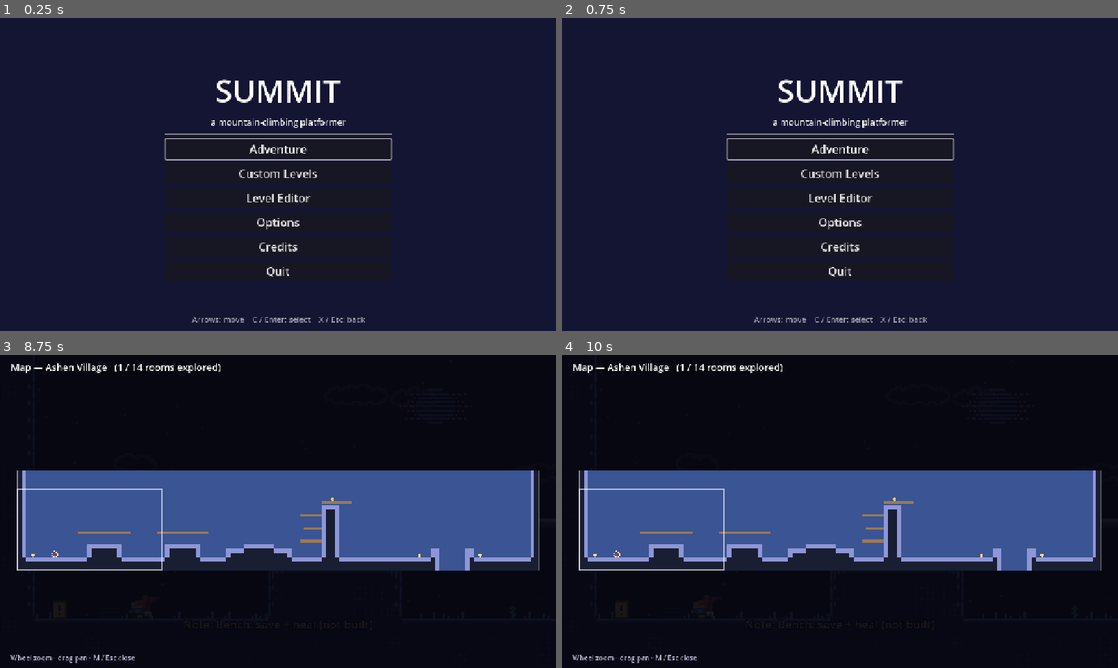
Above: before the commit, frames 1-4 (two rows, left to right).
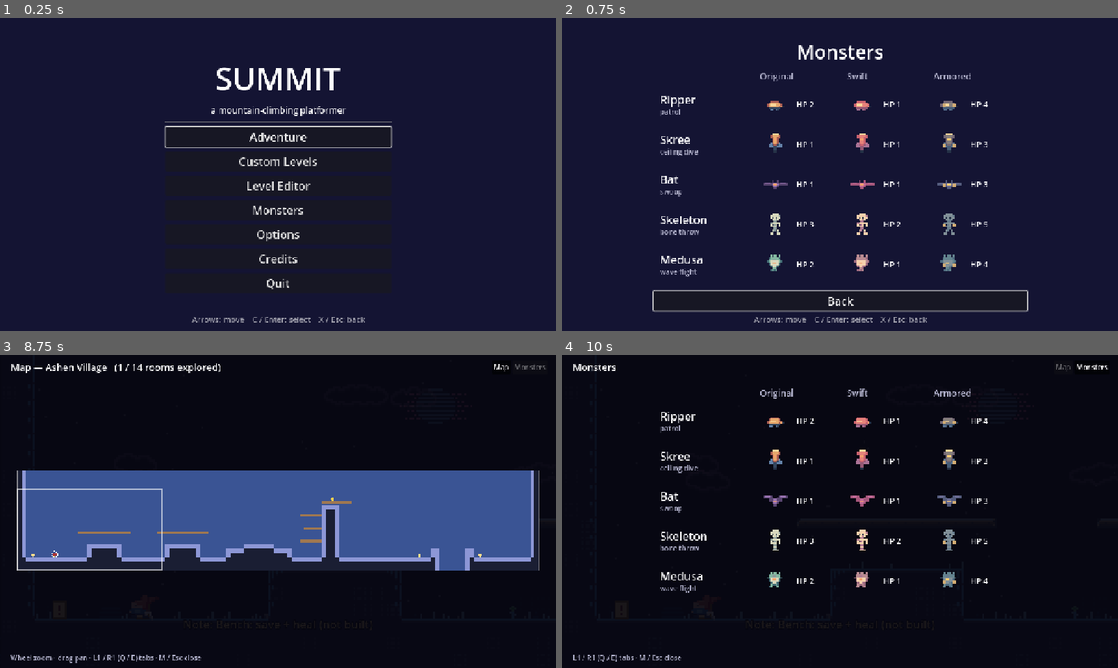
Above: after the commit, the same moments.

Repository: Viridjan/summit
Game: Godot game, scene res://main.tscn
The game is run twice, just before and just after one commit, with the same random seed, the same clock (stepped at 60 frames per second) and the same inputs.
Inputs (mouse positions are in pixels of both pictures, inside the frame that each line leads up to):
- Up to frame 1 (0.25 s): no input
- Up to frame 2 (0.75 s): click (840, 208) at 0.5 s, where only the run after the commit has a clickable "Monsters"
- Up to frame 3 (8.75 s): click (278, 636) at 1.25 s, where only the run after the commit has a clickable "Back"; click "Adventure" at 2 s; click "Back" at 2.75 s; click "Adventure" at 3.5 s; click "New Game" at 4.25 s; tap Enter (ui_accept) at 5 s; move the mouse to (400, 495) at 5.02 s; hold Right (right) 5.03-5.75 s; hold Z (grab) 5.03-5.75 s; click (400, 495) at 5.17 s; tap C (jump) at 5.27, 8.27 s; tap Q at 5.3 s; drag from (166, 527) to (250, 574) at 5.77 s; move the mouse to (333, 442) at 6.52 s; hold Right (right) 6.53-7.25 s; hold Z (grab) 6.53-7.25 s; tap E at 6.6, 8.3 s; click (333, 442) at 6.67 s; drag from (250, 574) to (111, 464) at 7.27 s; move the mouse to (444, 558) at 8.02 s; hold Left (left) from 8.03 s (still down); tap X (dash) at 8.1 s; click (444, 558) at 8.17 s; tap M (map) at 8.65 s
- Up to frame 4 (10 s): release Left (left) at 8.75 s; click (1062, 367) at 8.75 s, where only the run after the commit has a clickable "Map"; click (1090, 367) at 9.5 s, where only the run after the commit has a clickable "Monsters"

The runs differ from the first frame. In frame 1, 3.9% of the frame differs, in the area x 29-71%, y 15-87%; in frame 2, 5.8%; in frame 3, 0.3%; in frame 4, 32%, in the area x 1-99%, y 2-99%.

Commit message:
Add Monsters page to the main menu and as a map-screen tab
The map screen opens on Map; L1/R1 (Q/E) switch to Monsters, which lists
every enemy kind and variant from the entity registry with sprite and HP.

Co-Authored-By: Claude Opus 5.5 <noreply@anthropic.com>

Diff:
--- /dev/null
+++ b/scripts/bestiary.gd
@@ -0,0 +1,49 @@
+extends Control
+# Monsters page: every enemy in the entity registry, one row per kind, one column per variant.
+# Shown from the main menu (Monsters) and as the second tab of the map screen.
+
+const E := preload("res://scripts/entities.gd")
+const EnemyArt := preload("res://scripts/enemy_art.gd")
+const VARIANTS := ["", "_swift", "_armored"]
+const VARIANT_NAMES := ["Original", "Swift", "Armored"]
+const NAME_W := 230.0
+const COL_W := 200.0
+const ROW_H := 92.0
+const SCALE := 4.0
+
+var rows: Array[String] = []  # base type ids ("enemy_ripper"), registry order
+var hp := {}  # type id -> hit points
+var clock := 0.0
+
+func _ready() -> void:
+	mouse_filter = Control.MOUSE_FILTER_IGNORE
+	for t in E.TYPES:
+		var e = E.make(null, {"t": t, "x": 0, "y": 0})
+		if e is E.CombatEnemy:
+			hp[t] = e.hp
+			if not (t.ends_with("_swift") or t.ends_with("_armored")):
+				rows.append(t)
+
+func _process(dt: float) -> void:
+	clock += dt
+	queue_redraw()
+
+func _draw() -> void:
+	var font := get_theme_default_font()
+	var x0 := maxf(0.0, (size.x - NAME_W - COL_W * VARIANTS.size()) / 2.0)
+	for v in VARIANTS.size():
+		draw_string(font, Vector2(x0 + NAME_W + v * COL_W, 24), VARIANT_NAMES[v], HORIZONTAL_ALIGNMENT_LEFT, -1, 20, Color(0.7, 0.7, 0.8))
+	for r in rows.size():
+		var y := 40.0 + r * ROW_H
+		var label: String = E.TYPES[rows[r]][0]
+		draw_string(font, Vector2(x0, y + 40), label.get_slice(" · ", 0), HORIZONTAL_ALIGNMENT_LEFT, -1, 26, Color.WHITE)
+		draw_string(font, Vector2(x0, y + 64), label.get_slice(" · ", 1), HORIZONTAL_ALIGNMENT_LEFT, -1, 16, Color(0.7, 0.7, 0.8))
+		for v in VARIANTS.size():
+			var t: String = rows[r] + VARIANTS[v]
+			if not hp.has(t):
+				continue
+			var at := Vector2(x0 + NAME_W + v * COL_W + 36, y + 40)
+			draw_set_transform(at, 0, Vector2(SCALE, SCALE))
+			EnemyArt.draw(self, t, Vector2.ZERO, 1, clock + r * 0.3)
+			draw_set_transform(Vector2.ZERO)
+			draw_string(font, at + Vector2(48, 8), "HP %d" % hp[t], HORIZONTAL_ALIGNMENT_LEFT, -1, 18, Color.WHITE)
--- a/scripts/map_view.gd
+++ b/scripts/map_view.gd
@@ -1,11 +1,13 @@
 extends Control
 # Full-screen map (M). The world pauses while it is open. Owned by world.gd.
 # One level: that level. Adventure: every visited room on the world grid (unvisited rooms stay hidden).
-# Wheel zooms, drag pans, M / Esc closes.
+# Wheel zooms, drag pans, M / Esc closes. Tabs: Map (always first) and Monsters; L1 / R1 or Q / E switch.
 
 const E := preload("res://scripts/entities.gd")
 const Adventure := preload("res://scripts/adventure.gd")
 const T := 8
+const Bestiary := preload("res://scripts/bestiary.gd")
+const TABS := ["Map", "Monsters"]
 
 var world
 var layers: Array = []  # [world-pixel Rect2, ImageTexture, is current room]
@@ -13,6 +15,9 @@
 var zoom := 1.0  # extra zoom on top of fit-to-screen
 var pan := Vector2.ZERO
 var dragging := false
+var tab := 0
+var tab_buttons: Array[Button] = []
+var bestiary: Control
 
 func _init(w) -> void:
 	world = w
@@ -62,6 +67,46 @@
 	area = layers[0][0]
 	for l in layers:
 		area = area.merge(l[0])
+	bestiary = Bestiary.new()
+	bestiary.set_anchors_and_offsets_preset(Control.PRESET_FULL_RECT)
+	bestiary.offset_top = 70
+	bestiary.offset_bottom = -40
+	add_child(bestiary)
+	var bar := HBoxContainer.new()
+	bar.set_anchors_and_offsets_preset(Control.PRESET_TOP_RIGHT)
+	bar.position = Vector2(-300, 12)
+	bar.custom_minimum_size = Vector2(280, 0)
+	bar.alignment = BoxContainer.ALIGNMENT_END
+	add_child(bar)
+	var group := ButtonGroup.new()
+	for i in TABS.size():
+		var b := Button.new()  # tappable on touchscreens
+		b.text = TABS[i]
+		b.toggle_mode = true
+		b.button_group = group
+		b.focus_mode = Control.FOCUS_NONE
+		b.pressed.connect(_set_tab.bind(i))
+		bar.add_child(b)
+		tab_buttons.append(b)
+	_set_tab(0)
+
+func _set_tab(i: int) -> void:
+	tab = i
+	for j in tab_buttons.size():
+		tab_buttons[j].button_pressed = j == i
+		tab_buttons[j].modulate = Color(1, 1, 1, 1.0 if j == i else 0.45)
+	bestiary.visible = i == 1
+	queue_redraw()
+
+func _input(event: InputEvent) -> void:
+	var step := 0
+	if event is InputEventJoypadButton and event.pressed:
+		step = -1 if event.button_index == JOY_BUTTON_LEFT_SHOULDER else (1 if event.button_index == JOY_BUTTON_RIGHT_SHOULDER else 0)
+	elif event is InputEventKey and event.pressed and not event.echo:
+		step = -1 if event.keycode == KEY_Q else (1 if event.keycode == KEY_E else 0)
+	if step != 0:
+		_set_tab(posmod(tab + step, TABS.size()))
+		get_viewport().set_input_as_handled()
 
 # world pixels -> screen
 func _xform() -> Transform2D:
@@ -72,6 +117,12 @@
 
 func _draw() -> void:
 	draw_rect(Rect2(Vector2.ZERO, size), Color(0.02, 0.02, 0.06, 0.92))
+	var font := get_theme_default_font()
+	var hint := "L1 / R1 (Q / E) tabs · %s / Esc close" % Game.key_name("map")
+	if tab == 1:
+		draw_string(font, Vector2(24, 36), "Monsters", HORIZONTAL_ALIGNMENT_LEFT, -1, 22, Color.WHITE)
+		draw_string(font, Vector2(24, size.y - 18), hint, HORIZONTAL_ALIGNMENT_LEFT, -1, 16, Color(0.7, 0.7, 0.8))
+		return
 	var xf := _xform()
 	var s := xf.get_scale().x
 	for l in layers:
@@ -99,16 +150,17 @@
 		var pp: Vector2 = xf * (o + world.player.center())
 		draw_circle(pp, maxf(3.0, s * 4), world.player.hair_color())
 		draw_arc(pp, maxf(3.0, s * 4) + 2, 0, TAU, 16, Color.WHITE, 1.5)
-	var font := get_theme_default_font()
 	var title := "Map — %s" % world.data.get("name", "")
 	if world.adventure():
 		title += "   (%d / %d rooms explored)" % [Game.adv.visited.size(), Game.adv_world.rooms.size()]
 	else:
 		title += "  (%dx%d)" % [world.gw, world.gh]
 	draw_string(font, Vector2(24, 36), title, HORIZONTAL_ALIGNMENT_LEFT, -1, 22, Color.WHITE)
-	draw_string(font, Vector2(24, size.y - 18), "Wheel zoom · drag pan · %s / Esc close" % Game.key_name("map"), HORIZONTAL_ALIGNMENT_LEFT, -1, 16, Color(0.7, 0.7, 0.8))
+	draw_string(font, Vector2(24, size.y - 18), "Wheel zoom · drag pan · " + hint, HORIZONTAL_ALIGNMENT_LEFT, -1, 16, Color(0.7, 0.7, 0.8))
 
 func _gui_input(event: InputEvent) -> void:
+	if tab != 0:
+		return
 	if event is InputEventMouseButton and event.pressed and event.button_index in [MOUSE_BUTTON_WHEEL_UP, MOUSE_BUTTON_WHEEL_DOWN]:
 		var before: Vector2 = _xform().affine_inverse() * event.position
 		zoom = clampf(zoom * (1.25 if event.button_index == MOUSE_BUTTON_WHEEL_UP else 0.8), 0.5, 20.0)
--- a/scripts/menu.gd
+++ b/scripts/menu.gd
@@ -2,6 +2,7 @@
 # Title screen, level select, options, credits.
 
 const OptionsPanel := preload("res://scripts/options.gd")
+const Bestiary := preload("res://scripts/bestiary.gd")
 
 var body: VBoxContainer
 var hint: Label
@@ -38,6 +39,7 @@
 	body.add_child(play)
 	body.add_child(Game.button("Custom Levels", _level_select))
 	body.add_child(Game.button("Level Editor", _editor_new))
+	body.add_child(Game.button("Monsters", _monsters))
 	body.add_child(Game.button("Options", _options))
 	body.add_child(Game.button("Credits", _credits))
 	body.add_child(Game.button("Quit", func(): get_tree().quit()))
@@ -136,6 +138,16 @@
 	add_child(o)
 	o.closed.connect(_main)
 
+func _monsters() -> void:
+	_clear()
+	body.add_child(Game.label("Monsters", 44))
+	var b := Bestiary.new()
+	b.custom_minimum_size = Vector2(860, 500)
+	body.add_child(b)
+	var back := Game.button("Back", _main)
+	body.add_child(back)
+	back.grab_focus()
+
 func _credits() -> void:
 	_clear()
 	body.add_child(Game.label("Credits", 44))
--- a/tests/test_runner.gd
+++ b/tests/test_runner.gd
@@ -883,6 +883,32 @@
 	ed.queue_free()
 	Game.editor_level = {}
 
+# Monsters page (main menu) and the map screen's Map / Monsters tabs (L1 / R1).
+func check_bestiary() -> void:
+	var b = load("res://scripts/bestiary.gd").new()
+	add_child(b)
+	check(b.rows.size() >= 5 and b.rows[0] == "enemy_ripper" and not b.rows.has("enemy"), "monsters page lists each enemy kind once (%s)" % [b.rows])
+	check(b.hp.get("enemy_ripper", 0) == 2, "monsters page shows enemy HP")
+	b.queue_free()
+	make_world([])
+	var mv = load("res://scripts/map_view.gd").new(w)
+	add_child(mv)
+	check(mv.tab == 0 and not mv.bestiary.visible, "the map screen opens on the Map tab")
+	var ev := InputEventJoypadButton.new()
+	ev.button_index = JOY_BUTTON_RIGHT_SHOULDER
+	ev.pressed = true
+	mv._input(ev)
+	check(mv.tab == 1 and mv.bestiary.visible, "R1 switches to the Monsters tab")
+	ev.button_index = JOY_BUTTON_LEFT_SHOULDER
+	mv._input(ev)
+	check(mv.tab == 0 and not mv.bestiary.visible, "L1 switches back to the Map tab")
+	var key := InputEventKey.new()
+	key.keycode = KEY_E
+	key.pressed = true
+	mv._input(key)
+	check(mv.tab == 1, "E switches tabs on the keyboard")
+	mv.queue_free()
+
 func check_adventure() -> void:
 	const Adventure := preload("res://scripts/adventure.gd")
 	Game.world_path = FIXTURE_WORLD + "world.json"
@@ -1373,6 +1399,7 @@
 	check_dirs()
 	check_adventure()
 	check_bugfixes()
+	check_bestiary()
 
 	print("\n%d failure(s)" % fails)
 	get_tree().quit(fails)
Not shown, changed: gdd.txt
